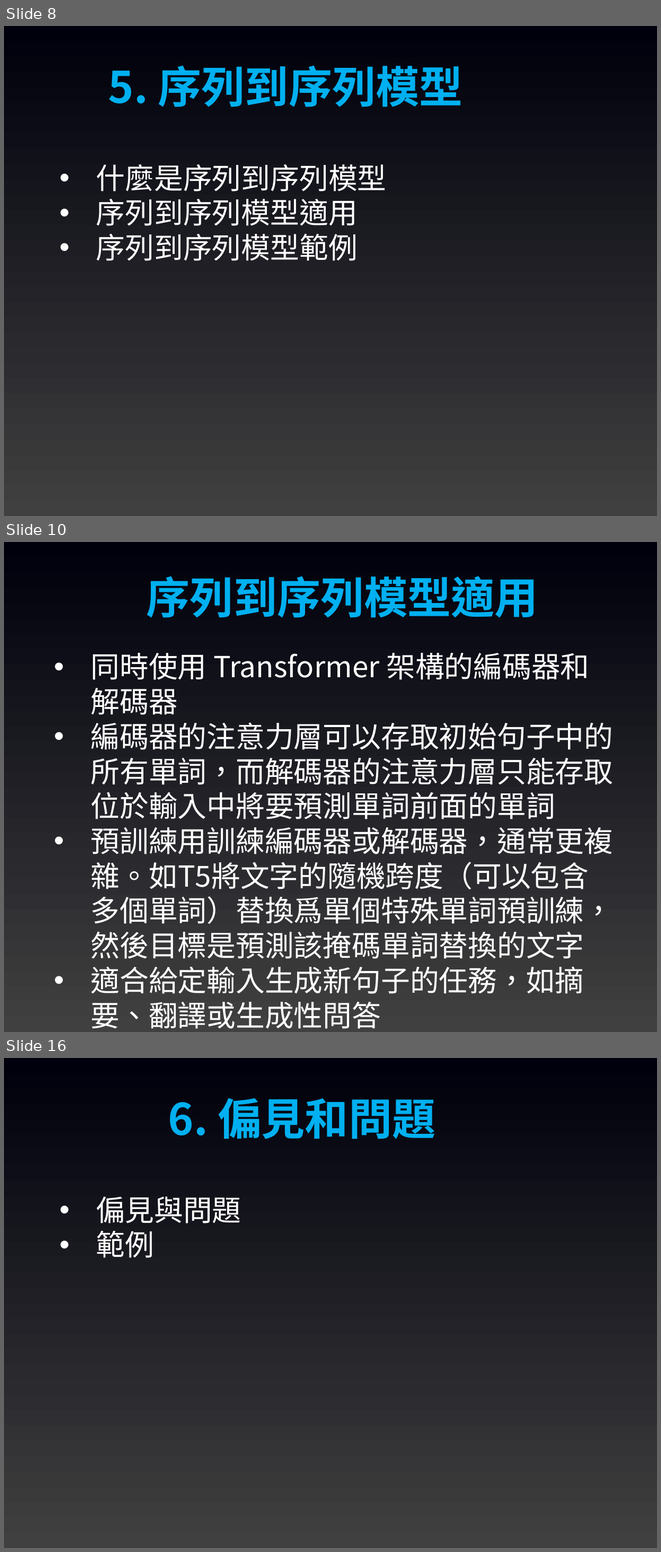
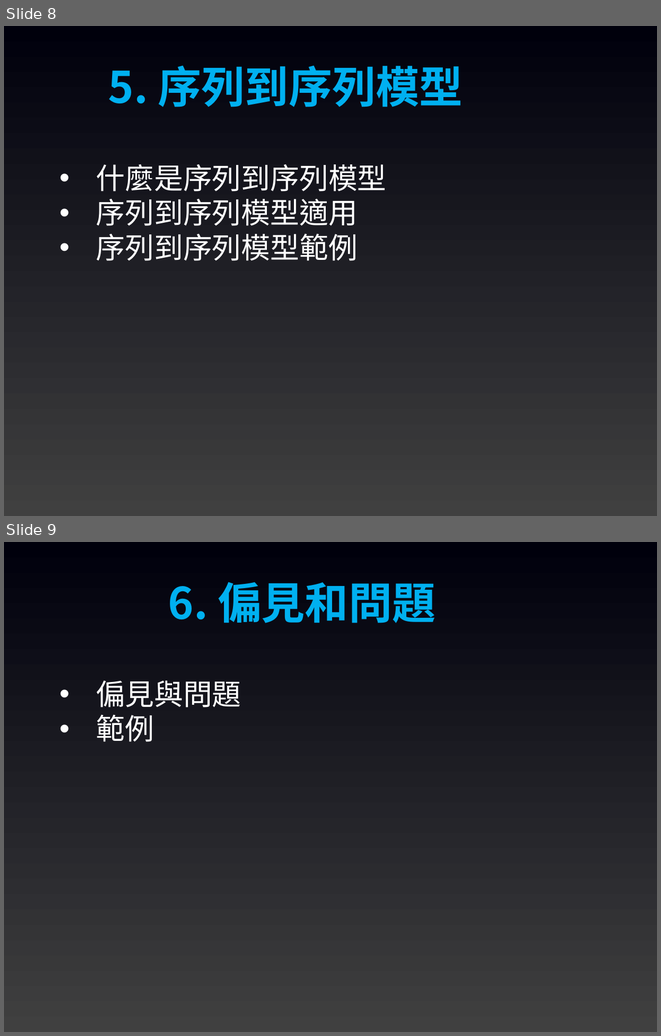
Before and after one commit to joshhu/mustllm2024, a slide deck: Slides/Week03/00：課程大綱.pptx. Shown one above the other, each under a label of ours: slides 8, 10 and 16 before the commit, slides 8 and 9 after it; the slides between them are not shown. The pictures are 661x1552 and 661x1036 pixels, drawn with LibreOffice and Linux fonts; fonts in the diff are those of the drawing. Boxes give left, top, right and bottom in pixels: in the first picture for what was removed or moved away, otherwise in the second. Text is boxed around its words. In the diff, an @@ line names an element or a change of style, - is before the commit and + after.

```diff
--- a/Slides/Week03/00：課程大綱.pptx
+++ b/Slides/Week03/00：課程大綱.pptx
@@ slide 10 removed at [4,542,657,1032], background gradient #404040 to #00000C @@
@@ text removed at [147,576,538,618] @@
-序列到序列模型適用
@@ text removed at [91,653,614,1029] @@
-• 同時使用 Transformer 架構的編碼器和解碼器
-• 編碼器的注意力層可以存取初始句子中的所有單詞，而解碼器的注意力層只能存取位於輸入中將要預測單詞前面的單詞
-• 預訓練用訓練編碼器或解碼器，通常更複雜。如T5將文字的隨機跨度（可以包含多個單詞）替換爲單個特殊單詞預訓練，然後目標是預測該掩碼單詞替換的文字
-• 適合給定輸入生成新句子的任務，如摘要、翻譯或生成性問答
@@ what was slide 16 is now slide 9 @@
```
Also in this commit, not shown: 6 other slides removed, 7 other files.
